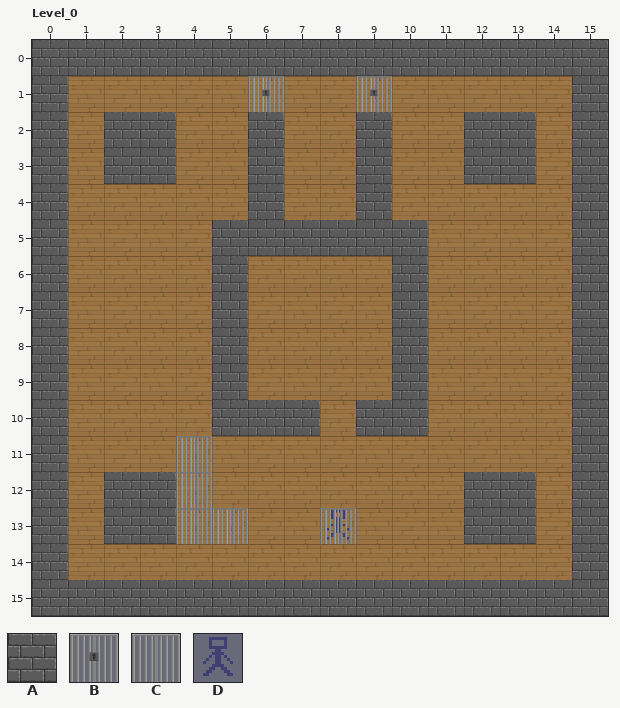
Level history. LDtk project: assets/map.ldtk. The picture above is the old version.
Cells are 64x64 px. Shown: Level_0 x 0..15, y 0..15.
Key: from "Background": A 0, B 4, C 5; from "Player": D 0.
_ is an empty cell.
Objects are placed by their top-left corner, in cells (3,4 is the top-left corner of cell 3,4); size is 1x1 cell unless given.
Layers that did not change in this view are not listed.
Layer "World" before, first column x 0:
 0 AAAAAAAAAAAAAAAA
 1 A_____B__B_____A
 2 A_AA__A__A__AA_A
 3 A_AA__A__A__AA_A
 4 A_____A__A_____A
 5 A____AAAAAA____A
 6 A____A____A____A
 7 A____A____A____A
 8 A____A____A____A
 9 A____A____A____A
10 A____AAA_AA____A
11 A___C__________A
12 A_AAC_______AA_A
13 A_AACC__C___AA_A
14 A______________A
15 AAAAAAAAAAAAAAAA
Objects on layer "Starts" before:
D "Player_Start_Location" at 8,13
The result:
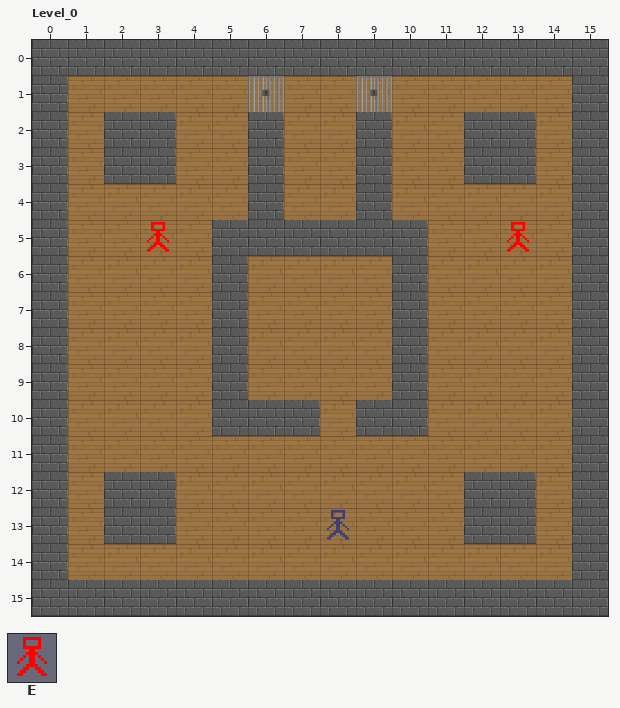
Further tiles: from "Enemy": E 0.
Difference:
Layer "Starts":
added: E "Enemy_Start_Location" at 3,5
added: E "Enemy_Start_Location" at 13,5
Layer "World":
y 11..12: x 4 C -> _
y 13: x 4..5 CC -> __; x 8 C -> _
